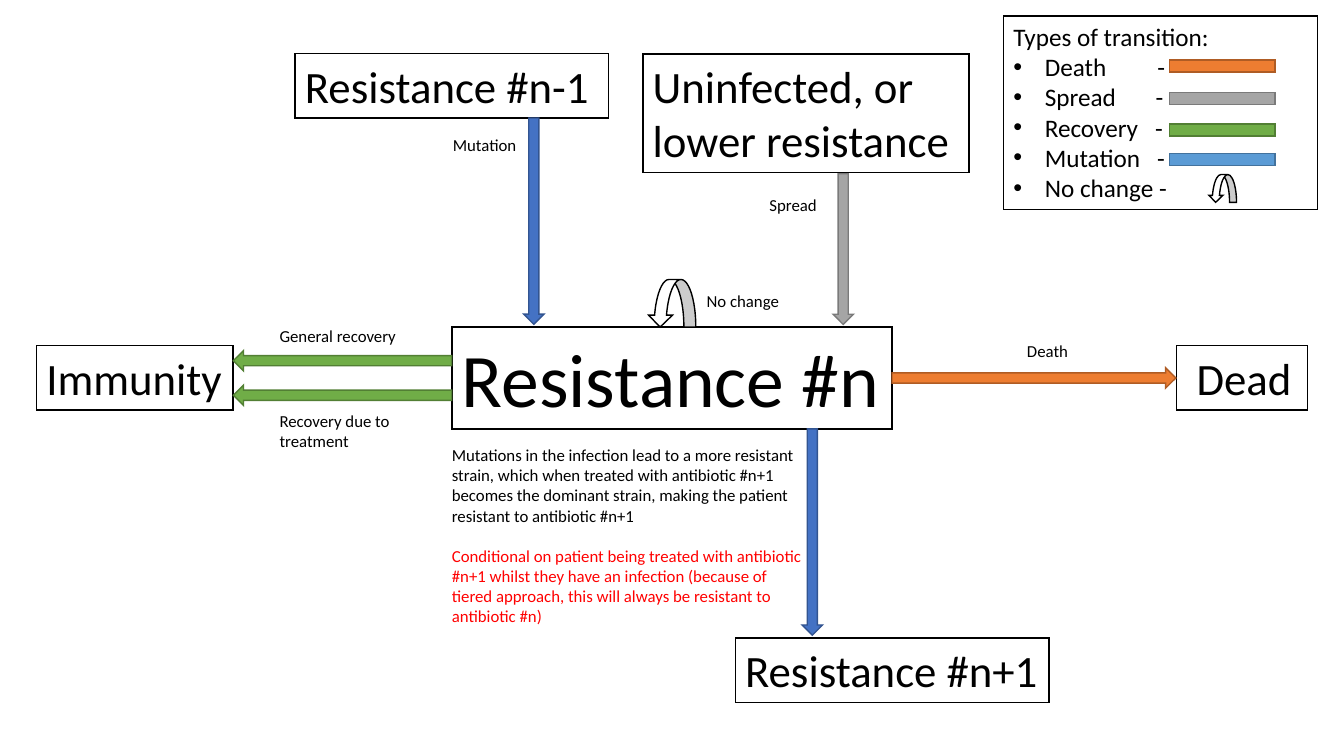
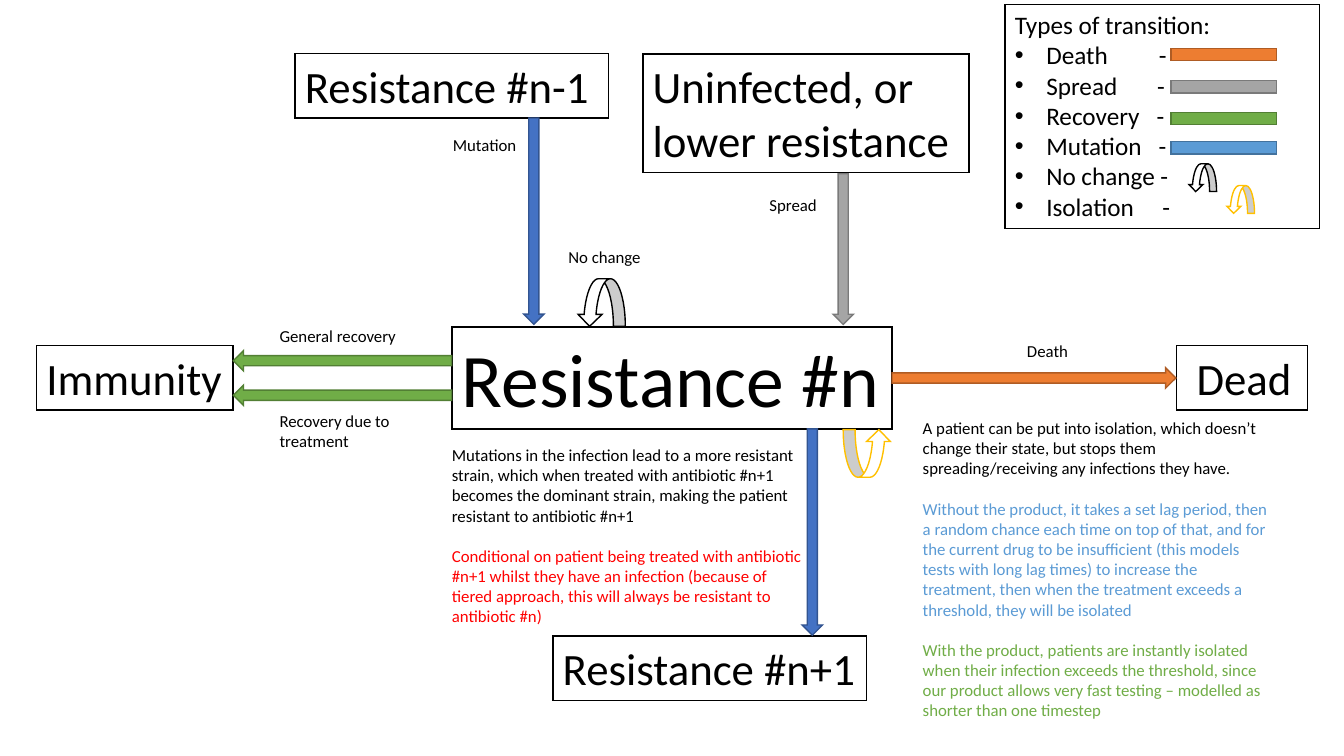
Before and after one commit to EdmundGoodman/Warwick_modelling, a slide deck: slide 8 of Resistance_Model_Diagram.pptx (slide 2 before the commit). Drawn at 1344x756 pixels with LibreOffice and Linux fonts; fonts in the diff are those of the drawing. Boxes give left, top, right and bottom in pixels: in the first picture for what was removed or moved away, otherwise in the second. Text is boxed around its words. In the diff, an @@ line names an element or a change of style, - is before the commit and + after.

Commit message:
Added powerpoint now including isolation on diagrams, and code sections split up for explanation

```diff
--- a/Resistance_Model_Diagram.pptx
+++ b/Resistance_Model_Diagram.pptx
@@ rectangle "Types of transition:": place and size @@
-rectangle "Types of transition:" at (1003,16,1318,210)
+rectangle "Types of transition:" at (1005,4,1320,228)
@@ 4 rectangles: place and size @@
-4 rectangles at (1170,59,1275,165)
+4 rectangles at (1172,48,1277,154)
@@ curved right arrow: place and size @@
-curved right arrow at (1209,174,1237,203)
+curved right arrow at (1189,163,1217,192)
@@ text in rectangle at (1046,198,1134,217): paragraph added @@
+• Isolation -
@@ curved right arrow added at (1227,186,1255,214), fill #FFFFFF, outline #FFC000 1 pt @@
@@ text "No change": place and size @@
-text "No change" at (707,295,779,310)
+text "No change" at (568,251,641,266)
@@ curved right arrow: place and size @@
-curved right arrow at (648,279,696,327)
+curved right arrow at (578,279,625,327)
@@ curved right arrow added at (844,430,891,477), fill #FFFFFF, outline #FFC000 1 pt @@
@@ text added at (923,422,1267,719), 12 pt, text #5B9BD5 @@
+A patient can be put into isolation, which doesn’t change their state, but stops them spreading/receiving any infections they have.
+Without the product, it takes a set lag period, then a random chance each time on top of that, and for the current drug to be insufficient (this models tests with long lag times) to increase the treatment, then when the treatment exceeds a threshold, they will be isolated
+With the product, patients are instantly isolated when their infection exceeds the threshold, since our product allows very fast testing – modelled as shorter than one timestep
@@ rectangle "Resistance #n+1": place and size @@
-rectangle "Resistance #n+1" at (735,638,1049,703)
+rectangle "Resistance #n+1" at (553,636,866,701)
```
Also in this commit, not shown: 2 other slides changed, 6 slides added.
